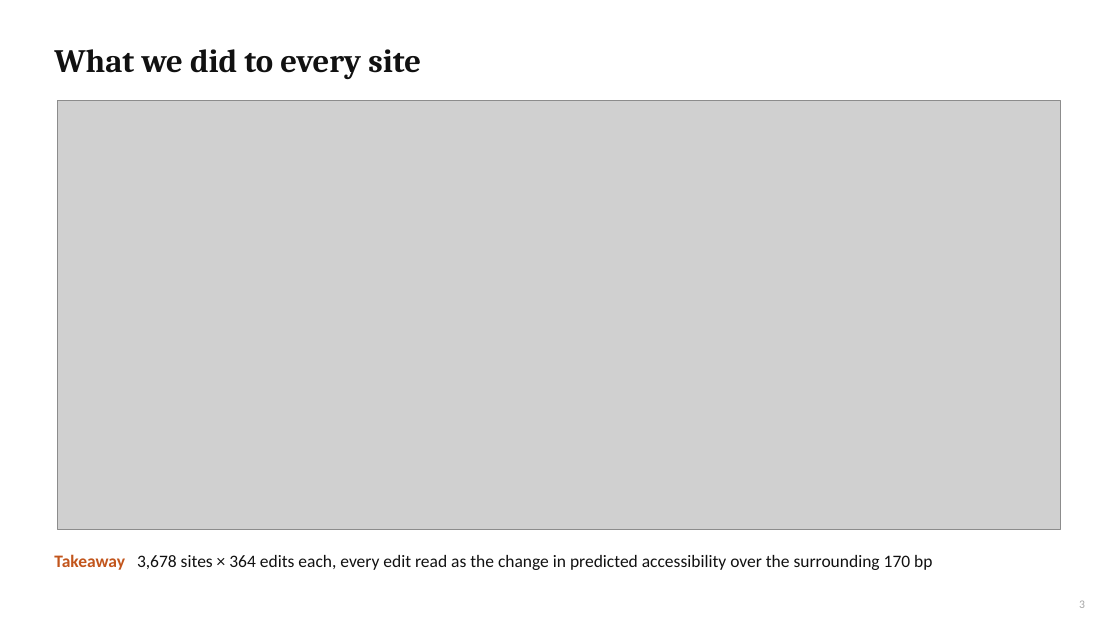
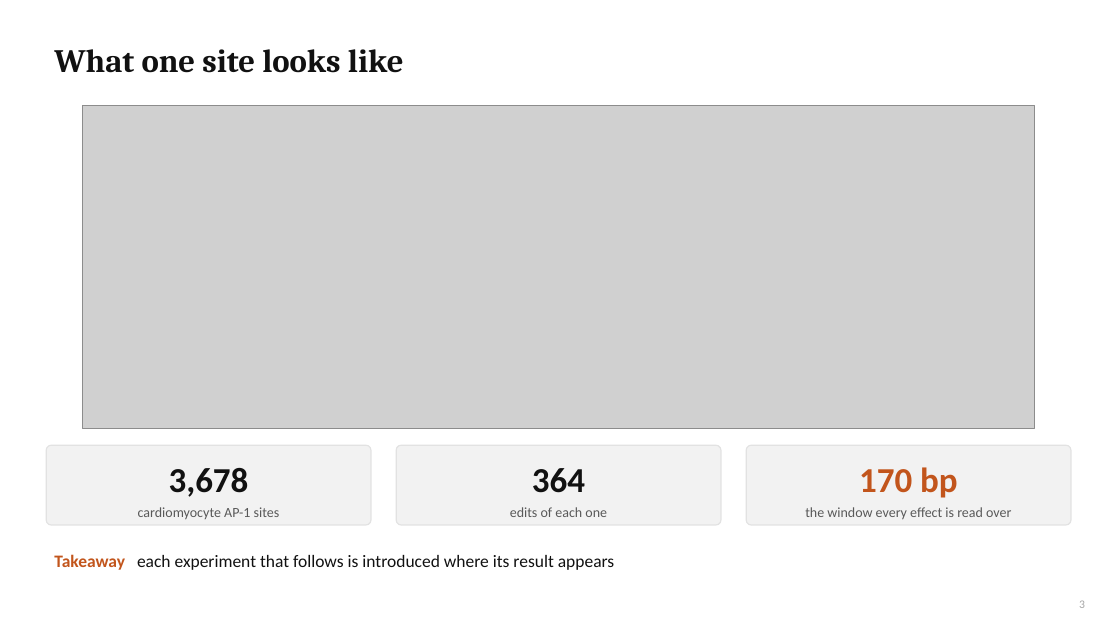
Before and after one commit to cytokine4242/Alpha_Genome_Ap1, a slide deck: slide 3 of Analysis/AP1_AlphaGenome_results.pptx. Drawn at 1120x630 pixels with LibreOffice and Linux fonts; fonts in the diff are those of the drawing; grey boxes stand for pictures. Boxes give left, top, right and bottom in pixels: in the first picture for what was removed or moved away, otherwise in the second. Text is boxed around its words. In the diff, an @@ line names an element or a change of style, - is before the commit and + after.

```diff
--- a/Analysis/AP1_AlphaGenome_results.pptx
+++ b/Analysis/AP1_AlphaGenome_results.pptx
@@ title at (54, 49, 404, 73): text changed @@
-What we did to every site
+What one site looks like
@@ picture: place and size @@
-picture at (57, 101, 1060, 529)
+picture at (82, 105, 1035, 429)
@@ rounded rectangle added at (46, 445, 371, 525), fill #F2F2F2, outline #E2E2E2 1 pt @@
@@ rounded rectangle added at (397, 445, 722, 525), fill #F2F2F2, outline #E2E2E2 1 pt @@
@@ rounded rectangle added at (746, 445, 1071, 525), fill #F2F2F2, outline #E2E2E2 1 pt @@
@@ text added at (169, 468, 249, 497), 30 pt, text #111111, bold @@
+3,678
@@ text added at (532, 468, 585, 493), 30 pt, text #111111, bold @@
+364
@@ text added at (859, 467, 958, 498), 30 pt, text #C2551C, bold @@
+170 bp
@@ text added at (138, 507, 280, 519), 12 pt, text #595959 @@
+cardiomyocyte AP-1 sites
@@ text added at (510, 507, 607, 517), 12 pt, text #595959 @@
+edits of each one
@@ text added at (805, 507, 1011, 519), 12 pt, text #595959 @@
+the window every effect is read over
@@ text at (54, 554, 614, 570): text changed @@
-Takeaway 3,678 sites × 364 edits each, every edit read as the change in predicted accessibility over the surrounding 170 bp
+Takeaway each experiment that follows is introduced where its result appears
```
Also in this commit, not shown: 6 other slides changed, 21 other files.
